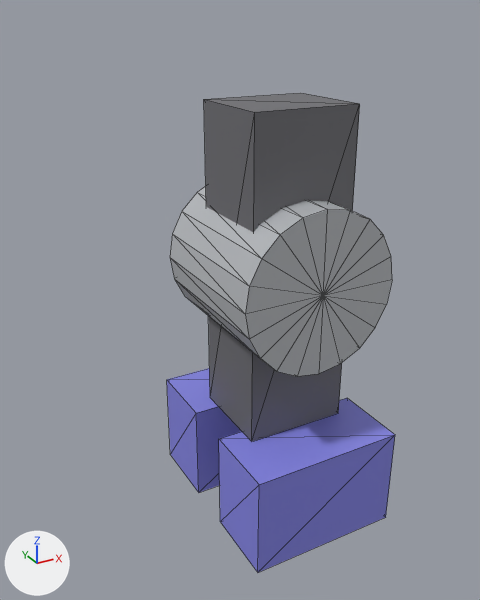
An edit to the glTF model examples/cars/meshes/buggy_hub.glb, drawn before and after from the same camera.
The view is the same before and after, from a 50 mm lens placed at (-0.248, -0.394, 0.178), pointed at (-0.032, -0.003, -0.018). Lighting does not change. The marker at lower left points along +X, +Y and +Z. The first picture is the older version. Mesh edges are drawn as thin lines.

In view in the first picture: 'part0', 'part1', 'part2', 'part3'.
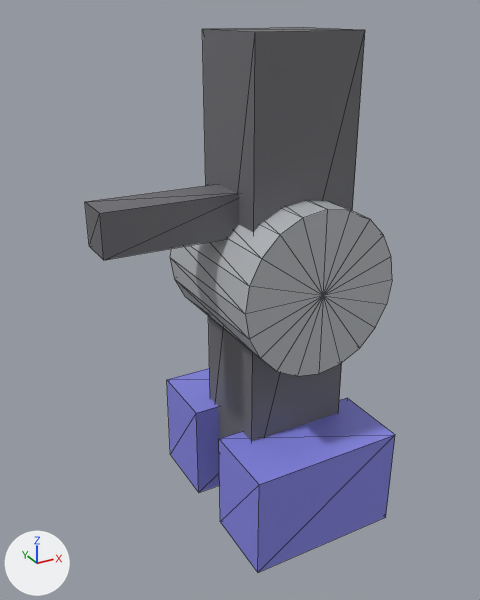
Pixel boxes (x1, y1, x2, y2) of what changed, in the pictures (480 x 600 px):
'part3', rescaled
    before: (204, 93, 360, 441)
    after: (202, 27, 365, 441)
'part4', added
    after: (85, 184, 239, 260)

Edits to the bpy script that builds the scene:
```text
Add mat_defaultmaterial_004:
    mat_defaultmaterial_004 = bpy.data.materials.new('DefaultMaterial.004')
    mat_defaultmaterial_004.use_nodes = True; mat_defaultmaterial_004.node_tree.nodes.clear()
    _N = mat_defaultmaterial_004.node_tree.nodes; _L = mat_defaultmaterial_004.node_tree.links
    n0 = _N.new('ShaderNodeOutputMaterial'); n0.name = 'Material Output'
    n1 = _N.new('ShaderNodeBsdfPrincipled'); n1.name = 'Principled BSDF'
    n2 = _N.new('ShaderNodeVertexColor'); n2.name = 'Color Attribute'
    _L.new(n1.outputs[0], n0.inputs[0])  # 'BSDF' to 'Surface'
    _L.new(n2.outputs[0], n1.inputs[0])  # 'Color' to 'Base Color'
Change me_geometry_3:
    used by ob_part3; location = (0.0, 0.0, 0.0)
    remove me_geometry_3.from_pydata(...)  # 8 vertices, 12 faces; spans x -0.04..0.04, y -0.035..0.035, z -0.12..0.12
    add me_geometry_3.from_pydata(...)  # 8 vertices, 12 faces; spans x -0.04..0.04, y -0.035..0.035, z -0.165..0.165
    me_geometry_3 part 1: the whole mesh is scaled about its middle by (1, 1, 1.38)
Add me_geometry_4:
    me_geometry_4.from_pydata(...)  # a box spanning x -0.135..-0.03, y -0.015..0.015, z 0.035..0.065
    me_geometry_4.materials.append(mat_defaultmaterial_004)
Add ob_part4:
    ob_part4 = bpy.data.objects.new('part4', me_geometry_4)
    ob_part4.location = (0.0, 0.0, 0.0)
```
